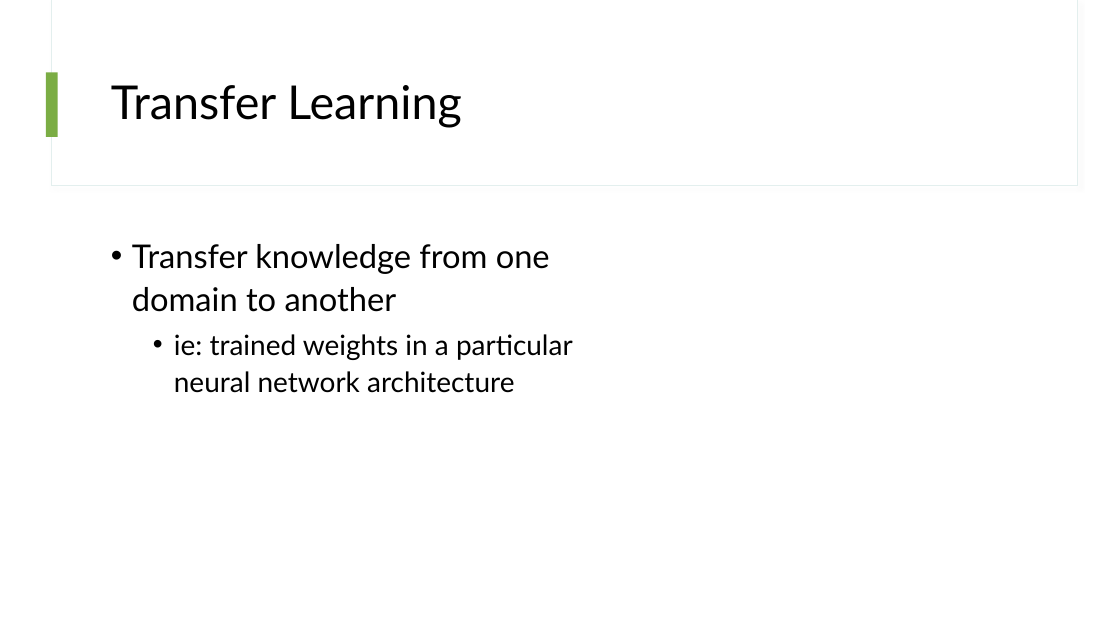
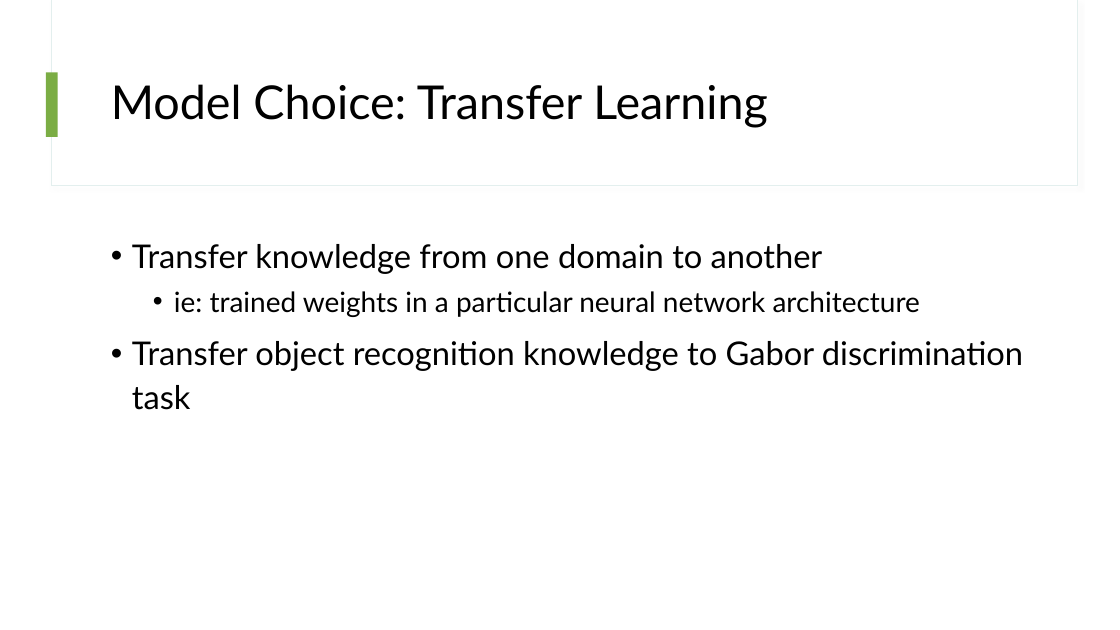
Before and after one commit to thor4/neuralnets, a slide deck: slide 6 of projects/1-CNN/presentations/Confidence Bias in Humans & Neural Networks.pptx (slide 2 before the commit). Drawn at 1120x630 pixels with LibreOffice and Linux fonts; fonts in the diff are those of the drawing. Boxes give left, top, right and bottom in pixels: in the first picture for what was removed or moved away, otherwise in the second. Text is boxed around its words. In the diff, an @@ line names an element or a change of style, - is before the commit and + after.

```diff
--- a/projects/1-CNN/presentations/Confidence Bias in Humans & Neural Networks.pptx
+++ b/projects/1-CNN/presentations/Confidence Bias in Humans & Neural Networks.pptx
@@ title at box(111, 84, 767, 128): text changed @@
-Transfer Learning
+Model Choice: Transfer Learning
@@ text at box(132, 341, 1023, 410): paragraph added @@
+• Transfer object recognition knowledge to Gabor discrimination task
```
Also in this commit, not shown: 2 other slides changed, 11 slides added.
